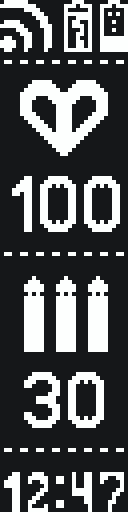
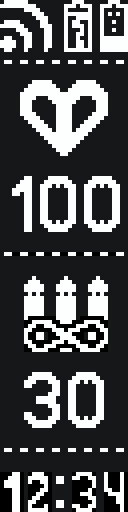
Before/after of a 128px x 512px layered artwork. What changed in the layer stack:
added layer "4" in group "Группа 1" over [104,472,128,512]
added layer "3" in group "Группа 1" over [72,472,96,512]
added layer "2" in group "Группа 1" over [28,472,52,512]
added layer "1" in group "Группа 1" over [0,472,24,512]
added layer "icons" in group "Группа 1" over [0,472,24,512]
added layer "Слой 5" in group "Группа 1" over [0,472,24,512]
painted on "Слой 1" over [100,472,116,496]
painted on "Patt" over [24,316,108,352]
painted on "Line копия" over [12,252,116,256]
